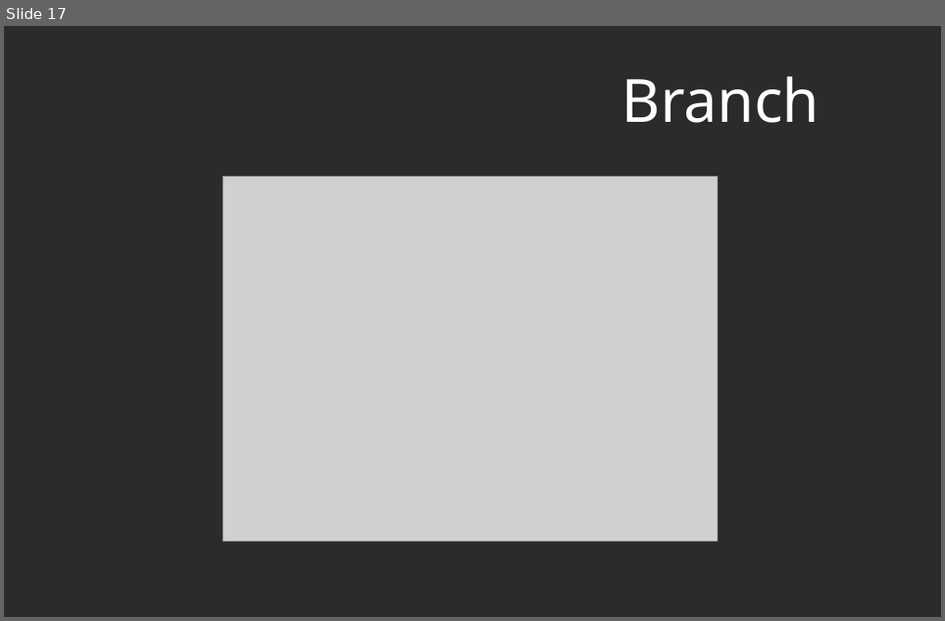
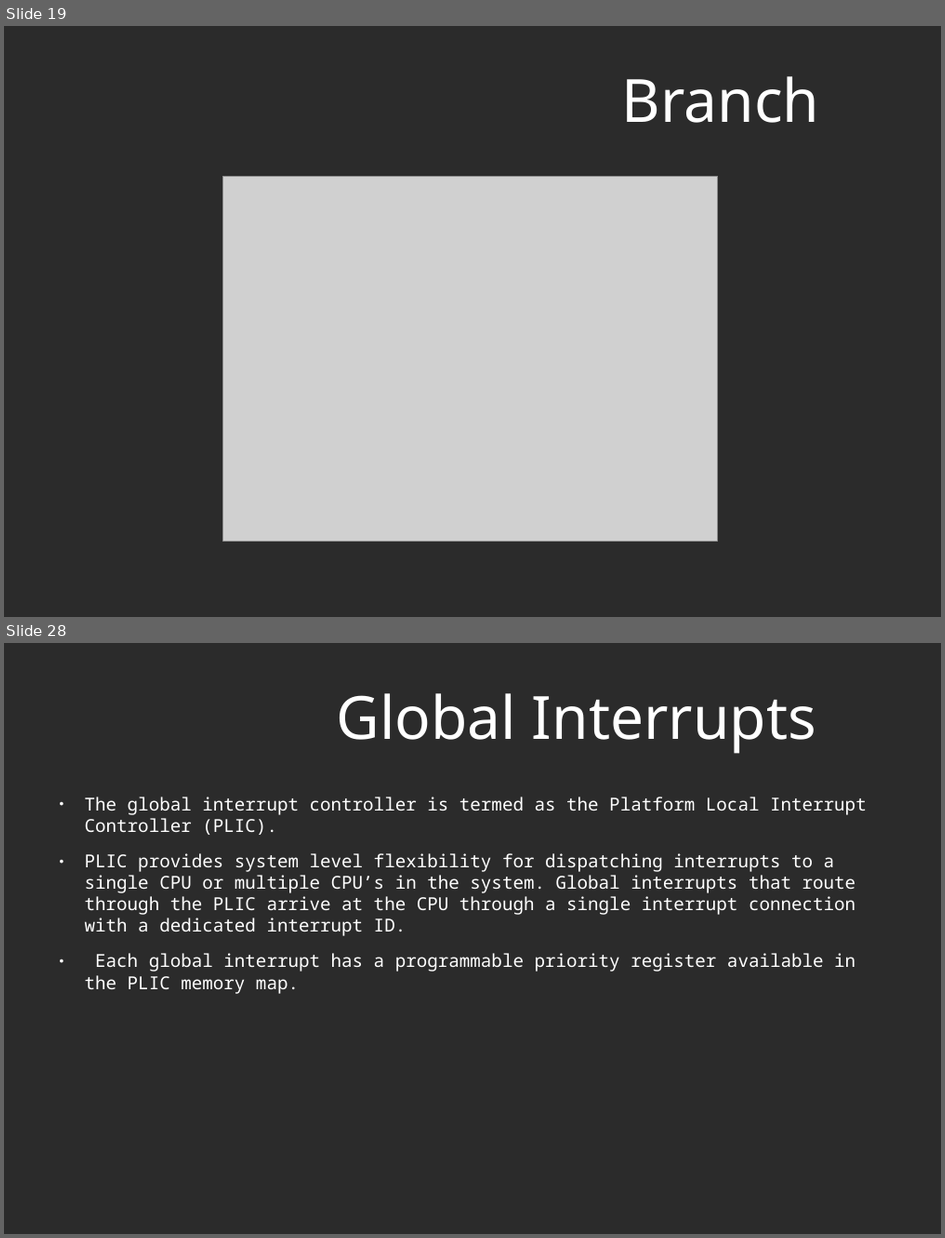
Before and after one commit to murthuja1708/desd_class, a slide deck: RISCV.odp. Shown one above the other, each under a label of ours: slide 17 before the commit, slides 19 and 28 after it; the slides between them are not shown. The pictures are 945x621 and 945x1238 pixels, drawn with LibreOffice and Linux fonts; fonts in the diff are those of the drawing; grey boxes stand for pictures; background and template pictures are left out; a plain dark background stands for a picture behind light text. Boxes give left, top, right and bottom in pixels: in the first picture for what was removed or moved away, otherwise in the second. Text is boxed around its words. In the diff, an @@ line names an element or a change of style, - is before the commit and + after.

Commit message:
added interrupt slides and also created separate slides for sifive interrupts and interrupts from risc-v specification

```diff
--- a/RISCV.odp
+++ b/RISCV.odp
@@ slide 28 added at [4, 643, 941, 1234], background picture (left out) @@
@@ title added at [337, 693, 817, 754], 60 pt, text #FFFFFF @@
+Global Interrupts
@@ text added at [85, 796, 867, 994], 18 pt, text #FFFFFF @@
+● The global interrupt controller is termed as the Platform Local Interrupt Controller (PLIC).
+● PLIC provides system level flexibility for dispatching interrupts to a single CPU or multiple CPU’s in the system. Global interrupts that route through the PLIC arrive at the CPU through a single interrupt connection with a dedicated interrupt ID.
+● Each global interrupt has a programmable priority register available in the PLIC memory map.
@@ what was slide 17 is now slide 19 @@
```
Also in this commit, not shown: 16 slides changed, 7 other slides added, 5 slides removed.
